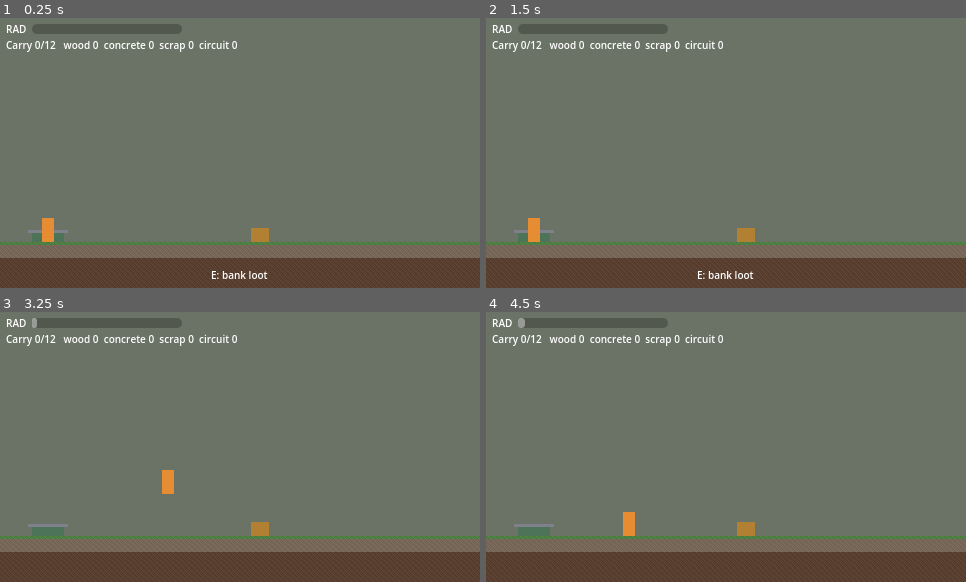
Above: before the commit, frames 1-4 (two rows, left to right).
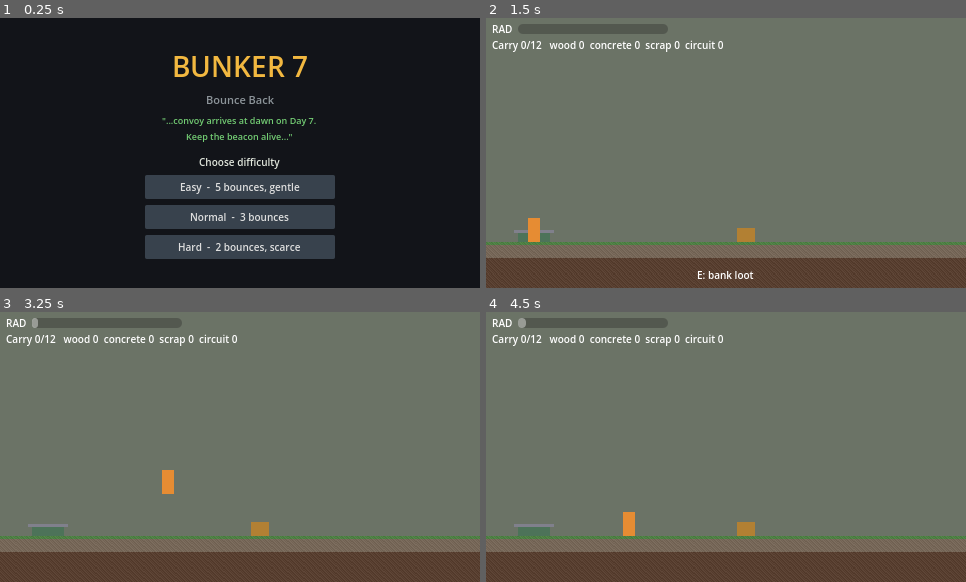
Above: after the commit, the same moments.

Repository: Sinammon/GameJam
Game: Godot game, scene res://scenes/main_menu.tscn
Two runs of this game, one before a commit and one after it. Both use one fixed random seed, a clock stepped at 60 frames per second and the inputs below. Before the commit the project starts from res://scenes/expedition.tscn.
Inputs (mouse positions are in pixels of both pictures, inside the frame that each line leads up to):
- Up to frame 1 (0.25 s): no input
- Up to frame 2 (1.5 s): click (726, 247) at 0.5 s, where only the run after the commit has a clickable "Hard - 2 bounces, scarce"; click (726, 198) at 1.25 s, where only the run after the commit has a clickable "Go Outside"
- Up to frame 3 (3.25 s): tap Enter at 2 s; move the mouse to (345, 433) at 2.02 s; hold Right (move_right) from 2.03 s (still down); tap 7 at 2.1 s; click (345, 433) at 2.17 s; tap Up (jump) at 2.27, 3.02 s; tap 8 at 2.3, 2.85 s; move the mouse to (144, 460) at 2.77 s; click (144, 460) at 2.92 s; tap 9 at 3.05 s
- Up to frame 4 (4.5 s): move the mouse to (774, 387) at 3.52 s; release Right (move_right) at 3.53 s; hold Left (move_left) 3.53-4.28 s; tap 9 at 3.6 s; click (774, 387) at 3.67 s; tap 7 at 3.8 s; move the mouse to (702, 501) at 4.27 s; hold Right (move_right) from 4.28 s (still down); tap E (interact) at 4.35 s; click (702, 501) at 4.42 s

The runs differ from the first frame. In frame 1, 100% of the frame differs, in the area x 0-100%, y 0-100%; in frame 2, nothing differs; in frame 3, less than 0.1%; in frame 4, less than 0.1%.

Commit message:
Coder2 Stage 1: GameState autoload, main menu, morning screen, test cheats
Replaces the GameState stub; main scene is now the main menu.

Diff:
--- /dev/null
+++ b/bunker-7/autoload/game_state.gd
@@ -0,0 +1,213 @@
+extends Node
+# GameState: the whole game's data. Registered as the "GameState" autoload.
+# Coder 1's expedition reads/calls the functions in the "CONTRACT" section.
+# Don't rename those without telling Coder 1.
+
+signal changed   # UI listens to this and redraws
+
+const ITEM_KINDS := ["wood", "concrete", "scrap", "circuits"]
+const MAX_DAY := 7
+const MAX_HEALTH := 10
+
+enum Difficulty { EASY, NORMAL, HARD }
+
+# Numbers from GAME_PLAN.md section 4.
+const SETTINGS := {
+	Difficulty.EASY:   {"name": "Easy",   "bounces": 5, "water": 8, "food": 8, "water_need": 1, "food_need": 1, "rad": 0.7, "loot": 1.3,  "event": 0.20},
+	Difficulty.NORMAL: {"name": "Normal", "bounces": 3, "water": 5, "food": 5, "water_need": 1, "food_need": 1, "rad": 1.0, "loot": 1.0,  "event": 0.35},
+	Difficulty.HARD:   {"name": "Hard",   "bounces": 2, "water": 3, "food": 3, "water_need": 2, "food_need": 1, "rad": 1.5, "loot": 0.75, "event": 0.55},
+}
+
+# Rooms and buildings (GAME_PLAN.md section 3.4). Costs use the item keys.
+const ROOMS := {
+	"bedroom": {"name": "Bedroom",      "cost": {}},
+	"utility": {"name": "Utility Room", "cost": {"wood": 6, "concrete": 6}},
+	"garden":  {"name": "Garden Room",  "cost": {"wood": 8, "concrete": 4}},
+	"storage": {"name": "Storage Room", "cost": {"concrete": 6, "scrap": 4}},
+	"radio":   {"name": "Radio Room",   "cost": {"concrete": 8, "scrap": 6, "circuits": 1}},
+}
+const ROOM_ORDER := ["bedroom", "utility", "garden", "storage", "radio"]
+
+const BUILDINGS := {
+	"door":     {"name": "Reinforced Door",   "room": "bedroom", "cost": {"wood": 4, "scrap": 2}},
+	"purifier": {"name": "Water Purifier",    "room": "utility", "cost": {"scrap": 6}},
+	"filter":   {"name": "Air Filter",        "room": "utility", "cost": {"scrap": 5}},
+	"garden":   {"name": "Hydroponic Garden", "room": "garden",  "cost": {"wood": 5, "scrap": 3}},
+	"radio":    {"name": "Radio Beacon",      "room": "radio",   "cost": {"scrap": 10}},
+}
+
+const SCARS := {
+	"thick_skin": {"name": "Thick Skin",      "desc": "-20% radiation"},
+	"scavenger":  {"name": "Scavenger's Eye", "desc": "+1 loot per crate"},
+	"light_feet": {"name": "Light Feet",      "desc": "+10% speed"},
+	"iron_gut":   {"name": "Iron Gut",        "desc": "need 1 less water a day"},
+	"steady":     {"name": "Steady Hands",    "desc": "dig 30% faster"},
+}
+
+# --- Game state ---
+var difficulty: int = Difficulty.NORMAL
+var settings: Dictionary = SETTINGS[Difficulty.NORMAL]
+var day := 1
+var bounces := 3
+var health := MAX_HEALTH
+var water := 5
+var food := 5
+var wood := 0
+var concrete := 0
+var scrap := 0
+var circuits := 0
+var unlocked_rooms: Array[String] = ["bedroom"]
+var built: Dictionary = {}               # {"purifier": true}
+var scars: Array[String] = []
+var last_stand_pack: Dictionary = {}     # {} or {"items": {...}, "position": Vector2}
+
+# One-day flags set by night events (used from Stage 4).
+var skip_expedition := false
+var tomorrow_rad_mult := 1.0
+var bonus_crate := false
+
+func _ready() -> void:
+	settings = SETTINGS[difficulty]
+
+# ---------------------------------------------------------------- new game
+func start_game(d: int) -> void:
+	difficulty = d
+	settings = SETTINGS[d]
+	day = 1
+	bounces = int(settings.bounces)
+	health = MAX_HEALTH
+	water = int(settings.water)
+	food = int(settings.food)
+	wood = 0
+	concrete = 0
+	scrap = 0
+	circuits = 0
+	unlocked_rooms = ["bedroom"]
+	built = {}
+	scars = []
+	last_stand_pack = {}
+	skip_expedition = false
+	tomorrow_rad_mult = 1.0
+	bonus_crate = false
+	changed.emit()
+	go_to("res://scenes/morning.tscn")
+
+# Change scene safely: if a scene doesn't exist yet (still being built), use the fallback.
+func go_to(path: String, fallback: String = "res://scenes/morning.tscn") -> void:
+	var target := path if ResourceLoader.exists(path) else fallback
+	get_tree().change_scene_to_file.call_deferred(target)
+
+# ---------------------------------------------------------------- CONTRACT: read
+func get_radiation_multiplier() -> float:
+	var m: float = float(settings.rad) * tomorrow_rad_mult
+	if has_scar("thick_skin"):
+		m *= 0.8
+	return m
+
+func get_loot_multiplier() -> float:
+	var m: float = float(settings.loot)
+	if has_scar("scavenger"):
+		m *= 1.33   # crates give 2-4 items, so +1 per crate is about +33%
+	return m
+
+func get_carry_limit() -> int:
+	return 16 if is_room_unlocked("storage") else 12
+
+func get_move_speed_bonus() -> float:
+	return 0.1 if has_scar("light_feet") else 0.0
+
+func get_dig_speed_bonus() -> float:
+	return 0.3 if has_scar("steady") else 0.0
+
+func has_air_filter() -> bool:
+	return is_built("filter")
+
+func has_reinforced_door() -> bool:
+	return is_built("door")
+
+# {} or {"items": {wood, concrete, scrap, circuits}, "position": Vector2}
+func get_last_stand_pack() -> Dictionary:
+	return last_stand_pack.duplicate(true)
+
+# ---------------------------------------------------------------- CONTRACT: call
+# The expedition calls this when the player returns alive to the hatch.
+func bank_loot(items: Dictionary) -> void:
+	for kind in ITEM_KINDS:
+		add_item(kind, int(items.get(kind, 0)))
+	last_stand_pack = {}   # the old pack is only for one expedition
+	changed.emit()
+	go_to("res://scenes/bunker.tscn")
+
+# The expedition calls this when radiation reaches 100%.
+func player_died(items: Dictionary, position: Vector2) -> void:
+	var clean := {}
+	for kind in ITEM_KINDS:
+		clean[kind] = int(items.get(kind, 0))
+	last_stand_pack = {"items": clean, "position": position}
+	bounces -= 1
+	changed.emit()
+	if bounces <= 0:
+		go_to("res://scenes/game_over.tscn", "res://scenes/main_menu.tscn")
+	else:
+		go_to("res://scenes/scar_pick.tscn")
+
+# ---------------------------------------------------------------- helpers
+func has_scar(id: String) -> bool:
+	return scars.has(id)
+
+func is_room_unlocked(id: String) -> bool:
+	return unlocked_rooms.has(id)
+
+func is_built(id: String) -> bool:
+	return built.has(id)
+
+func get_item(kind: String) -> int:
+	return int(get(kind))
+
+func add_item(kind: String, amount: int) -> void:
+	if kind in ITEM_KINDS:
+		set(kind, maxi(0, get_item(kind) + amount))
+
+func can_afford(cost: Dictionary) -> bool:
+	for kind in cost:
+		if get_item(kind) < int(cost[kind]):
+			return false
+	return true
+
+func pay(cost: Dictionary) -> bool:
+	if not can_afford(cost):
+		return false
+	for kind in cost:
+		add_item(kind, -int(cost[kind]))
+	changed.emit()
+	return true
+
+# "6 wood, 6 concrete" for buttons
+func cost_text(cost: Dictionary) -> String:
+	if cost.is_empty():
+		return "free"
+	var parts: PackedStringArray = []
+	for kind in ITEM_KINDS:
+		if cost.has(kind):
+			parts.append("%d %s" % [int(cost[kind]), kind])
+	return ", ".join(parts)
+
+# ---------------------------------------------------------------- test cheats
+# Debug builds only (running from the editor). F2/7 materials, F3/8 skip day, F4/9 bounce.
+func _unhandled_key_input(event: InputEvent) -> void:
+	if not OS.is_debug_build():
+		return
+	var key := event as InputEventKey
+	if key == null or not key.pressed or key.echo:
+		return
+	match key.physical_keycode:
+		KEY_F2, KEY_7:
+			for kind in ITEM_KINDS:
+				add_item(kind, 10)
+			changed.emit()
+		KEY_F3, KEY_8:
+			day = mini(day + 1, MAX_DAY)
+			changed.emit()
+		KEY_F4, KEY_9:
+			bounces += 1
+			changed.emit()
--- a/bunker-7/autoload/game_state_stub.gd
+++ /dev/null
@@ -1,43 +0,0 @@
-extends Node
-# STUB of Coder 2's GameState (fake values) so the expedition can be tested alone.
-# When Coder 2's real autoload/game_state.gd arrives: repoint the GameState autoload
-# (Project Settings > Globals) to it and delete this stub.
-
-# --- READ (same names as the contract) ---
-func get_radiation_multiplier() -> float:
-	return 1.0
-
-func get_loot_multiplier() -> float:
-	return 1.0
-
-func get_carry_limit() -> int:
-	return 12
-
-func get_move_speed_bonus() -> float:
-	return 0.0   # e.g. 0.1 = +10% speed
-
-func get_dig_speed_bonus() -> float:
-	return 0.0
-
-func has_air_filter() -> bool:
-	return false
-
-func has_reinforced_door() -> bool:
-	return false
-
-# Leftover backpack from the previous death: {} or {"items": {...}, "position": Vector2}
-var _fake_pack := {}
-
-func get_last_stand_pack() -> Dictionary:
-	return _fake_pack
-
-# --- CALL ---
-func bank_loot(items: Dictionary) -> void:
-	print("[stub] bank_loot ", items)
-	_fake_pack = {}
-	get_tree().reload_current_scene.call_deferred()   # stub only
-
-func player_died(items: Dictionary, position: Vector2) -> void:
-	print("[stub] player_died ", items, " at ", position)
-	_fake_pack = {"items": items.duplicate(), "position": position}   # stub only
-	get_tree().reload_current_scene.call_deferred()   # stub only
--- a/bunker-7/project.godot
+++ b/bunker-7/project.godot
@@ -11,13 +11,13 @@
 [application]
 
 config/name="bunker7"
-run/main_scene="res://scenes/expedition.tscn"
+run/main_scene="res://scenes/main_menu.tscn"
 config/features=PackedStringArray("4.7", "GL Compatibility")
 config/icon="res://icon.svg"
 
 [autoload]
 
-GameState="*res://autoload/game_state_stub.gd"
+GameState="*res://autoload/game_state.gd"
 
 [input]
 
--- /dev/null
+++ b/bunker-7/scenes/main_menu.gd
@@ -0,0 +1,22 @@
+extends Control
+# Main menu: title, radio message, three difficulty buttons.
+
+const RADIO_MESSAGE := "\"...convoy arrives at dawn on Day 7.\nKeep the beacon alive...\""
+
+func _ready() -> void:
+	UIKit.background(self)
+	var box := UIKit.center_column(self, 6)
+	box.add_child(UIKit.label("BUNKER 7", 28, UIKit.ACCENT))
+	box.add_child(UIKit.label("Bounce Back", 11, UIKit.DIM))
+	box.add_child(UIKit.label(RADIO_MESSAGE, 9, UIKit.GOOD))
+	box.add_child(Control.new())   # small gap
+	box.add_child(UIKit.label("Choose difficulty", 10))
+	_add_difficulty(box, GameState.Difficulty.EASY, "5 bounces, gentle")
+	_add_difficulty(box, GameState.Difficulty.NORMAL, "3 bounces")
+	_add_difficulty(box, GameState.Difficulty.HARD, "2 bounces, scarce")
+
+func _add_difficulty(box: VBoxContainer, d: int, note: String) -> void:
+	var s: Dictionary = GameState.SETTINGS[d]
+	var b := UIKit.button("%s  -  %s" % [s.name, note], Vector2(190, 24))
+	b.pressed.connect(GameState.start_game.bind(d))
+	box.add_child(b)
--- /dev/null
+++ b/bunker-7/scenes/main_menu.tscn
@@ -0,0 +1,12 @@
+[gd_scene format=3]
+
+[ext_resource type="Script" path="res://scenes/main_menu.gd" id="1"]
+
+[node name="MainMenu" type="Control"]
+layout_mode = 3
+anchors_preset = 15
+anchor_right = 1.0
+anchor_bottom = 1.0
+grow_horizontal = 2
+grow_vertical = 2
+script = ExtResource("1")
--- /dev/null
+++ b/bunker-7/scenes/morning.gd
@@ -0,0 +1,38 @@
+extends Control
+# Morning screen: shows the state of the run and the "Go Outside" button.
+
+var _stats: Label
+var _materials: Label
+var _title: Label
+var _bounces: Label
+
+func _ready() -> void:
+	UIKit.background(self)
+	var box := UIKit.center_column(self, 8)
+	_title = UIKit.label("", 22, UIKit.ACCENT)
+	box.add_child(_title)
+	_bounces = UIKit.label("", 11, UIKit.BAD)
+	box.add_child(_bounces)
+	_stats = UIKit.label("", 11)
+	box.add_child(_stats)
+	_materials = UIKit.label("", 11, UIKit.DIM)
+	box.add_child(_materials)
+
+	var go := UIKit.button("Go Outside", Vector2(160, 28), 12)
+	go.pressed.connect(_go_outside)
+	box.add_child(go)
+
+	if OS.is_debug_build():
+		box.add_child(UIKit.label("cheats: F2/7 +10 materials   F3/8 skip day   F4/9 +bounce", 7, UIKit.DIM))
+
+	GameState.changed.connect(_refresh)
+	_refresh()
+
+func _refresh() -> void:
+	_title.text = "DAY %d / %d" % [GameState.day, GameState.MAX_DAY]
+	_bounces.text = "Bounces left: %d" % GameState.bounces
+	_stats.text = "Health %d/%d     Water %d     Food %d" % [GameState.health, GameState.MAX_HEALTH, GameState.water, GameState.food]
+	_materials.text = "Wood %d   Concrete %d   Scrap %d   Circuits %d" % [GameState.wood, GameState.concrete, GameState.scrap, GameState.circuits]
+
+func _go_outside() -> void:
+	get_tree().change_scene_to_file("res://scenes/expedition.tscn")
--- /dev/null
+++ b/bunker-7/scenes/morning.tscn
@@ -0,0 +1,12 @@
+[gd_scene format=3]
+
+[ext_resource type="Script" path="res://scenes/morning.gd" id="1"]
+
+[node name="Morning" type="Control"]
+layout_mode = 3
+anchors_preset = 15
+anchor_right = 1.0
+anchor_bottom = 1.0
+grow_horizontal = 2
+grow_vertical = 2
+script = ExtResource("1")
--- /dev/null
+++ b/bunker-7/scenes/ui_kit.gd
@@ -0,0 +1,60 @@
+class_name UIKit
+extends RefCounted
+# Tiny helpers so every menu screen looks the same (placeholder look, no art needed).
+
+const BG := Color(0.07, 0.08, 0.10)
+const PANEL := Color(0.13, 0.15, 0.18)
+const TEXT := Color(0.88, 0.90, 0.86)
+const DIM := Color(0.55, 0.58, 0.60)
+const ACCENT := Color(0.95, 0.72, 0.25)
+const GOOD := Color(0.45, 0.80, 0.45)
+const BAD := Color(0.90, 0.35, 0.30)
+
+static func background(parent: Control, color: Color = BG) -> ColorRect:
+	var rect := ColorRect.new()
+	rect.color = color
+	rect.set_anchors_preset(Control.PRESET_FULL_RECT)
+	rect.mouse_filter = Control.MOUSE_FILTER_IGNORE
+	parent.add_child(rect)
+	return rect
+
+static func label(text: String, size: int = 10, color: Color = TEXT, align: int = HORIZONTAL_ALIGNMENT_CENTER) -> Label:
+	var l := Label.new()
+	l.text = text
+	l.horizontal_alignment = align as HorizontalAlignment
+	l.add_theme_font_size_override("font_size", size)
+	l.add_theme_color_override("font_color", color)
+	return l
+
+static func _box(color: Color) -> StyleBoxFlat:
+	var s := StyleBoxFlat.new()
+	s.bg_color = color
+	s.set_corner_radius_all(2)
+	s.content_margin_left = 8
+	s.content_margin_right = 8
+	s.content_margin_top = 3
+	s.content_margin_bottom = 3
+	return s
+
+static func button(text: String, min_size: Vector2 = Vector2(120, 24), size: int = 10) -> Button:
+	var b := Button.new()
+	b.text = text
+	b.custom_minimum_size = min_size
+	b.focus_mode = Control.FOCUS_NONE   # keeps keyboard cheats from clicking buttons
+	b.add_theme_font_size_override("font_size", size)
+	b.add_theme_stylebox_override("normal", _box(Color(0.22, 0.26, 0.30)))
+	b.add_theme_stylebox_override("hover", _box(Color(0.32, 0.38, 0.44)))
+	b.add_theme_stylebox_override("pressed", _box(ACCENT.darkened(0.3)))
+	b.add_theme_stylebox_override("disabled", _box(Color(0.14, 0.15, 0.17)))
+	b.add_theme_color_override("font_disabled_color", Color(0.4, 0.42, 0.44))
+	return b
+
+# A centered column that fills the screen. Add your labels/buttons to the returned box.
+static func center_column(parent: Control, gap: int = 6) -> VBoxContainer:
+	var center := CenterContainer.new()
+	center.set_anchors_preset(Control.PRESET_FULL_RECT)
+	parent.add_child(center)
+	var box := VBoxContainer.new()
+	box.add_theme_constant_override("separation", gap)
+	center.add_child(box)
+	return box
Not shown, added: bunker-7/autoload/game_state.gd.uid
Not shown, removed: bunker-7/autoload/game_state_stub.gd.uid
Not shown, added: bunker-7/scenes/main_menu.gd.uid
Not shown, added: bunker-7/scenes/morning.gd.uid
Not shown, added: bunker-7/scenes/ui_kit.gd.uid
